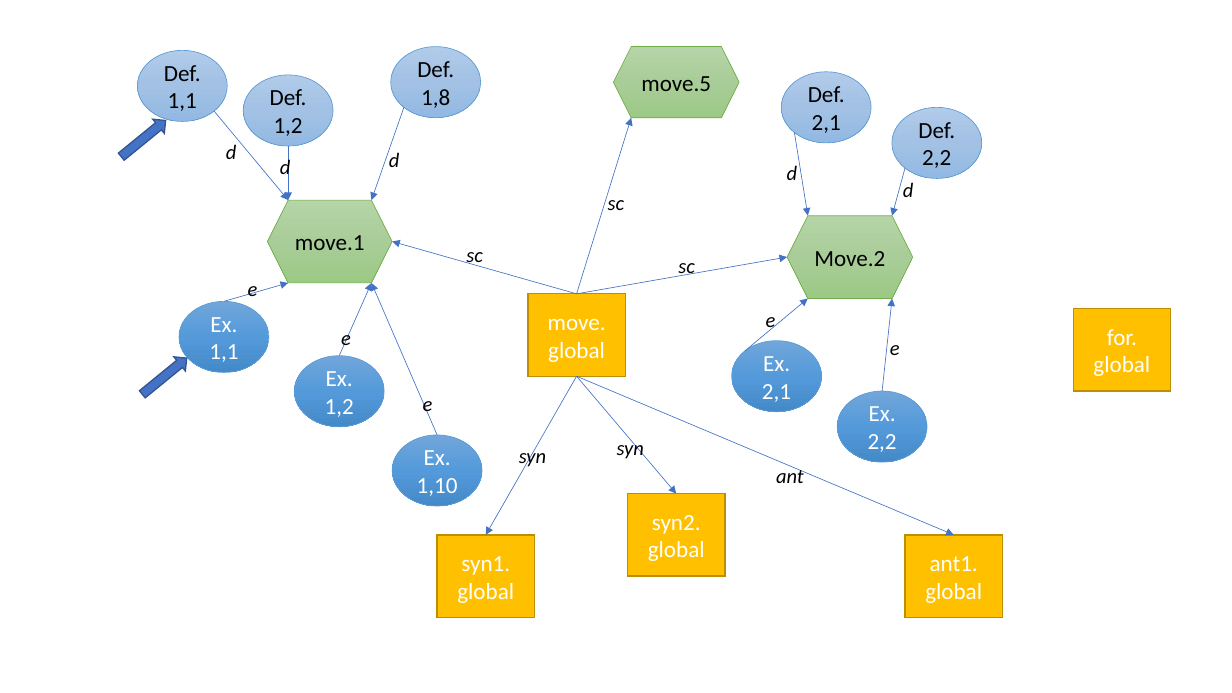
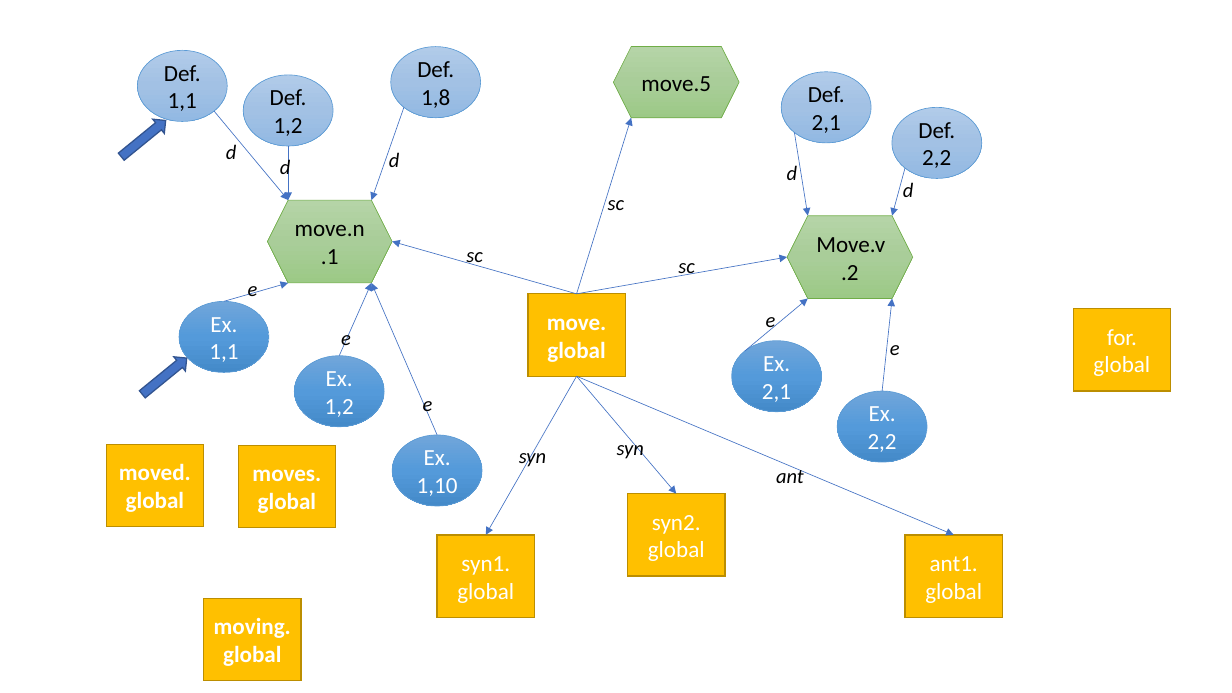
Before and after one commit to AndreaLK3/Multi-sense-LM, a slide deck: slide 2 of Documents/Plan_Task1.pptx. Drawn at 1232x693 pixels with LibreOffice and Linux fonts; fonts in the diff are those of the drawing. Boxes give left, top, right and bottom in pixels: in the first picture for what was removed or moved away, otherwise in the second. Text is boxed around its words. In the diff, an @@ line names an element or a change of style, - is before the commit and + after.

```diff
--- a/Documents/Plan_Task1.pptx
+++ b/Documents/Plan_Task1.pptx
@@ text in hexagon at bbox=[295, 225, 365, 264]: text changed @@
-move.1
+move.n.1
@@ text in hexagon at bbox=[816, 237, 885, 280]: text changed @@
-Move.2
+Move.v.2
@@ rectangle "move. global" at bbox=[528, 294, 625, 376]: bold on @@
@@ rectangle added at bbox=[106, 445, 203, 527], fill #FFC000, outline #BD8E00 1 pt, 18 pt, text #FFFFFF, bold @@
+moved.
+global
@@ rectangle added at bbox=[238, 445, 335, 528], fill #FFC000, outline #BD8E00 1 pt, 18 pt, text #FFFFFF, bold @@
+moves.
+global
@@ rectangle added at bbox=[203, 599, 300, 681], fill #FFC000, outline #BD8E00 1 pt, 18 pt, text #FFFFFF, bold @@
+moving.
+global
```
Also in this commit, not shown: 25 other files.
